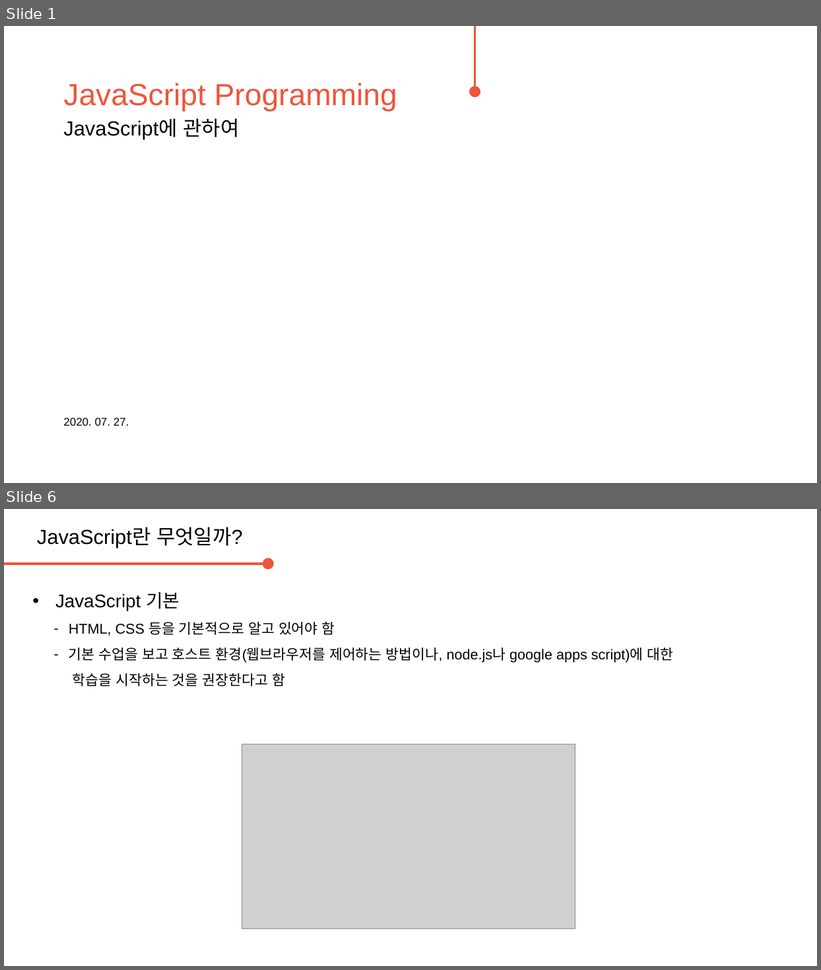
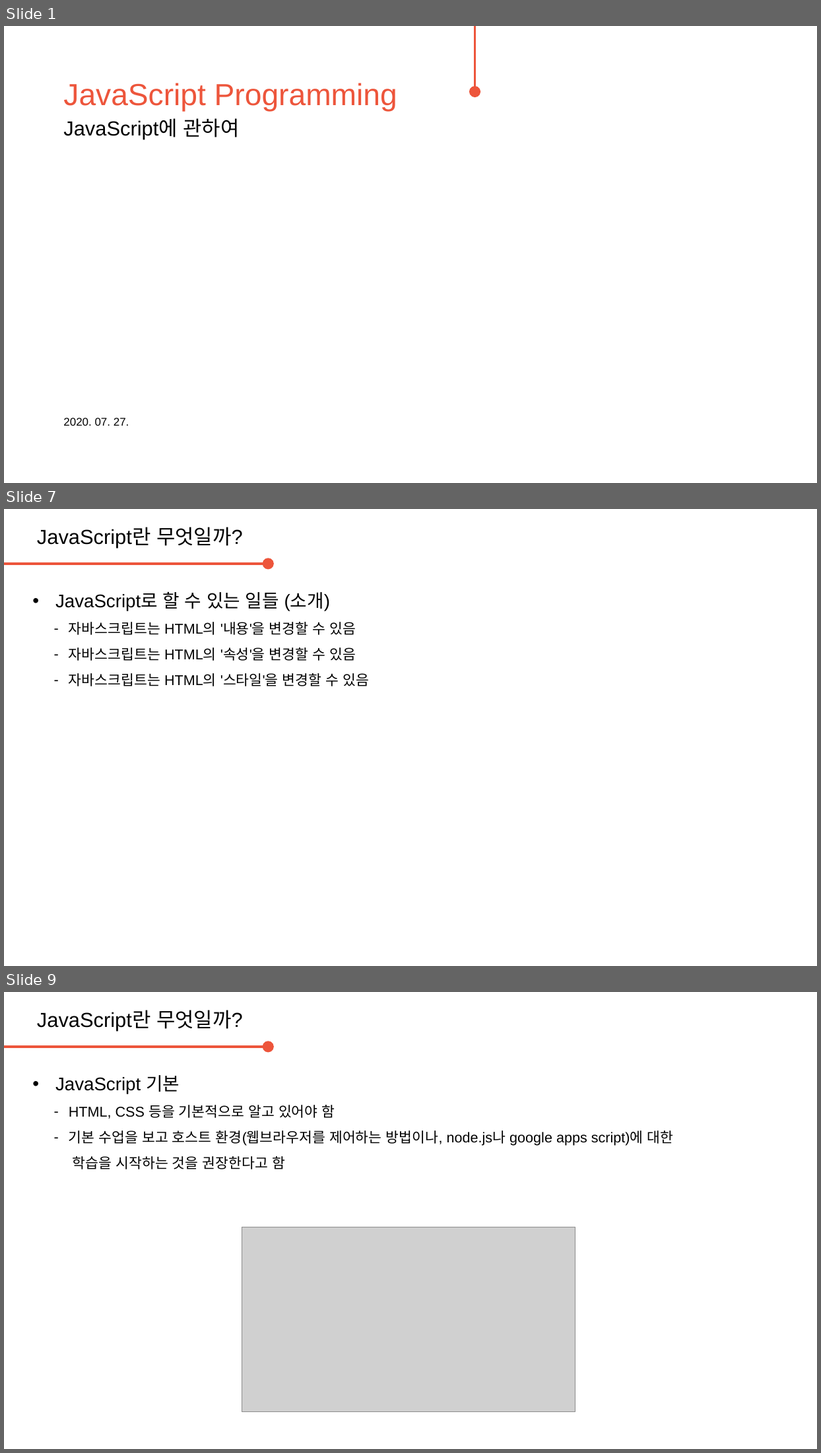
Before and after one commit to daegukdo/GCWM, a slide deck: 30/200727_JavaScript_concept.pptx. Shown one above the other, each under a label of ours: slides 1 and 6 before the commit, slides 1, 7 and 9 after it; the slides between them are not shown. The pictures are 821x970 and 821x1453 pixels, drawn with LibreOffice and Linux fonts; fonts in the diff are those of the drawing; grey boxes stand for pictures; background and template pictures are left out. Boxes give left, top, right and bottom in pixels: in the first picture for what was removed or moved away, otherwise in the second. Text is boxed around its words. In the diff, an @@ line names an element or a change of style, - is before the commit and + after.

Commit message:
get coding with me  - edit JavaScript resource (basic)

```diff
--- a/30/200727_JavaScript_concept.pptx
+++ b/30/200727_JavaScript_concept.pptx
@@ slide 7 added at box(4, 509, 817, 966), background #FFFFFF @@
@@ text added at box(37, 527, 243, 547), 20 pt, text #000000 @@
+JavaScript란 무엇일까?
@@ arrow added from (4, 564) to (268, 564), #ED553B 2.25 pt @@
@@ text added at box(55, 591, 369, 687), 14 pt, text #000000 @@
+• JavaScript로 할 수 있는 일들 (소개)
+  – 자바스크립트는 HTML의 '내용'을 변경할 수 있음
+  – 자바스크립트는 HTML의 '속성'을 변경할 수 있음
+  – 자바스크립트는 HTML의 '스타일'을 변경할 수 있음
@@ what was slide 6 is now slide 9 @@
```
Also in this commit, not shown: 4 slides changed, 2 other slides added, 4 other files.
